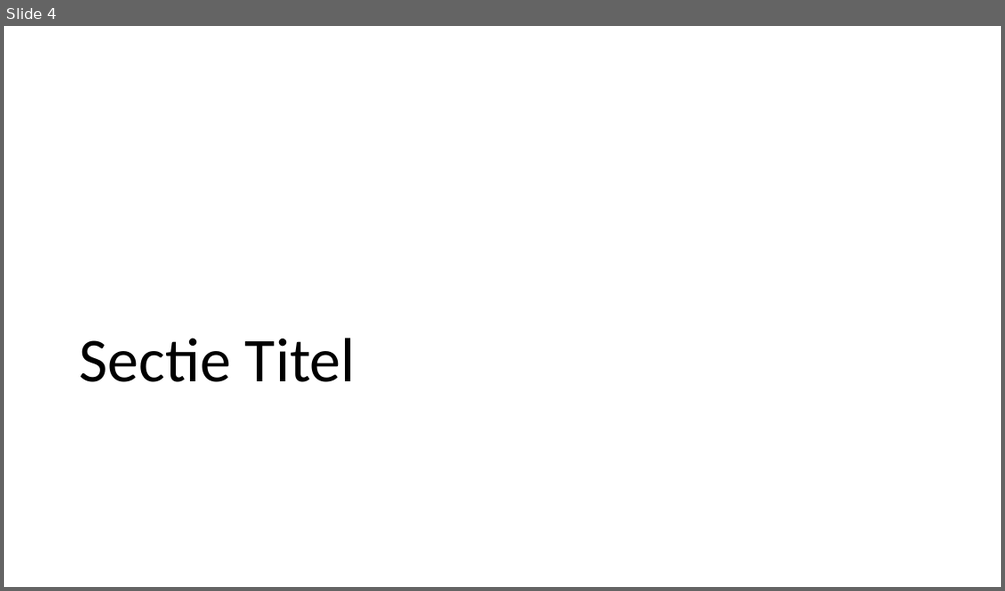
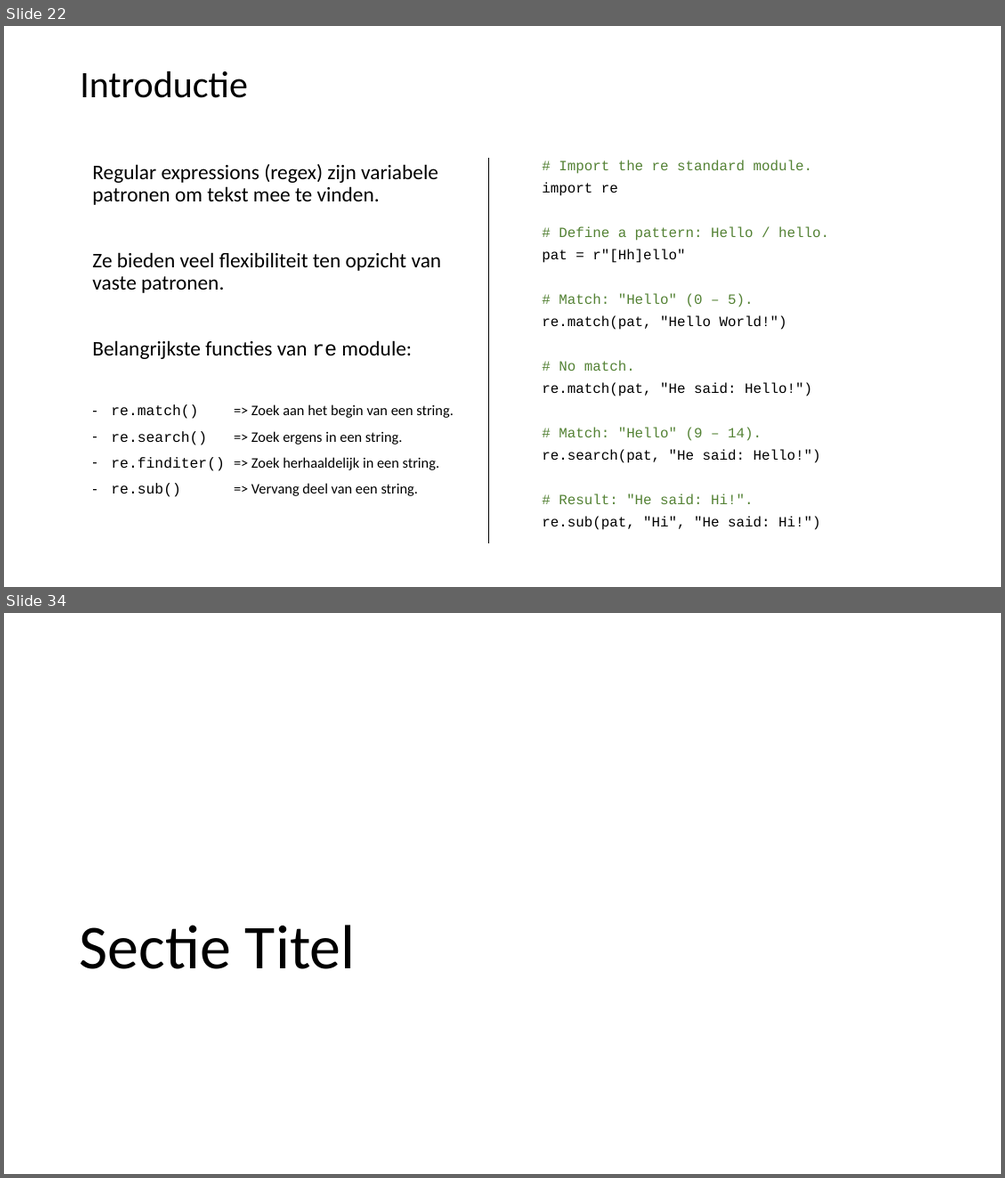
Before and after one commit to LFKoning/knowledge-sharing, a slide deck: python_trainees/5_nlp/python_traineeship_5.pptx. Shown one above the other, each under a label of ours: slide 4 before the commit, slides 22 and 34 after it; the slides between them are not shown. The pictures are 1005x591 and 1005x1178 pixels, drawn with LibreOffice and Linux fonts; fonts in the diff are those of the drawing. Boxes give left, top, right and bottom in pixels: in the first picture for what was removed or moved away, otherwise in the second. Text is boxed around its words. In the diff, an @@ line names an element or a change of style, - is before the commit and + after.

Commit message:
Update python trainees regex slides

```diff
--- a/python_trainees/5_nlp/python_traineeship_5.pptx
+++ b/python_trainees/5_nlp/python_traineeship_5.pptx
@@ slide 22 added at [4, 26, 1001, 587], background #FFFFFF @@
@@ title added at [80, 71, 247, 98], 36 pt, text #000000 @@
+Introductie
@@ line added from (488, 158) to (488, 543), #000000 1 pt @@
@@ text added at [92, 164, 453, 497], 14 pt, text #000000 @@
+Regular expressions (regex) zijn variabele patronen om tekst mee te vinden.
+Ze bieden veel flexibiliteit ten opzicht van vaste patronen.
+Belangrijkste functies van re module:
+– re.match() => Zoek aan het begin van een string.
+– re.search() => Zoek ergens in een string.
+– re.finditer() => Zoek herhaaldelijk in een string.
+– re.sub() => Vervang deel van een string.
@@ text added at [542, 160, 829, 530], 13.6 pt, text #000000 @@
+# Import the re standard module.
+import re
+# Define a pattern: Hello / hello.
+pat = r"[Hh]ello"
+# Match: "Hello" (0 – 5).
+re.match(pat, "Hello World!")
+# No match.
+re.match(pat, "He said: Hello!")
+# Match: "Hello" (9 – 14).
+re.search(pat, "He said: Hello!")
+# Result: "He said: Hi!".
+re.sub(pat, "Hi", "He said: Hi!")
@@ what was slide 4 is now slide 34 @@
```
Also in this commit, not shown: 4 slides changed, 27 other slides added, 3 slides removed, 3 other files.
